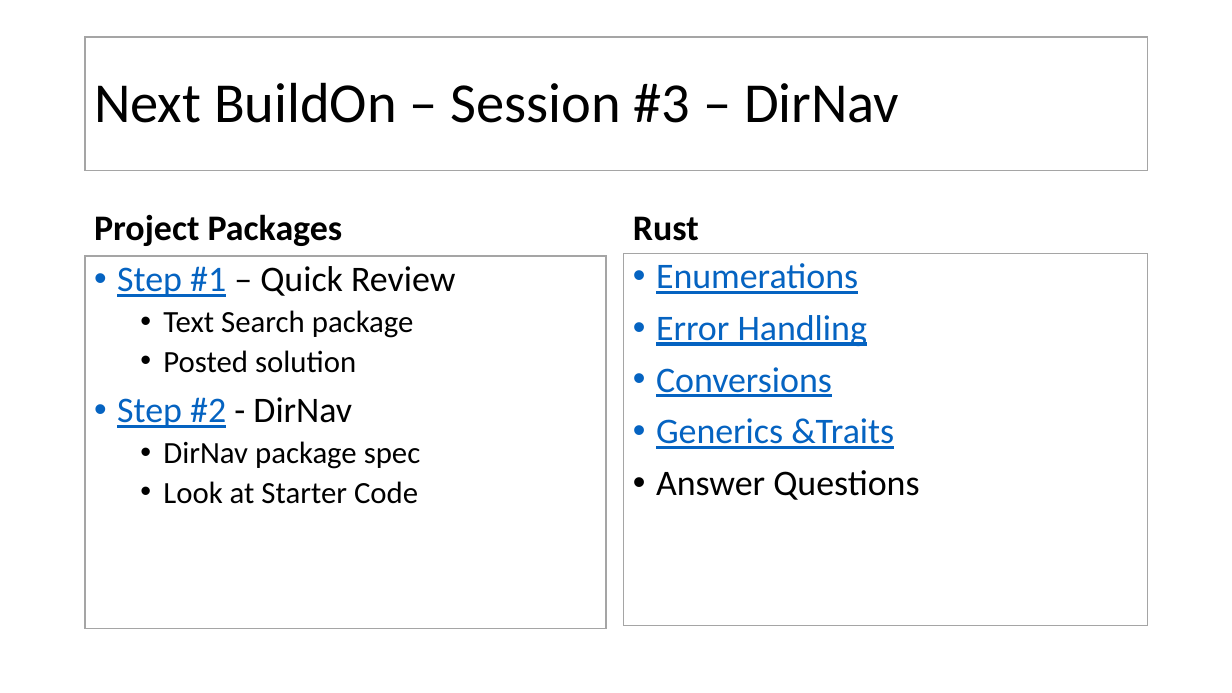
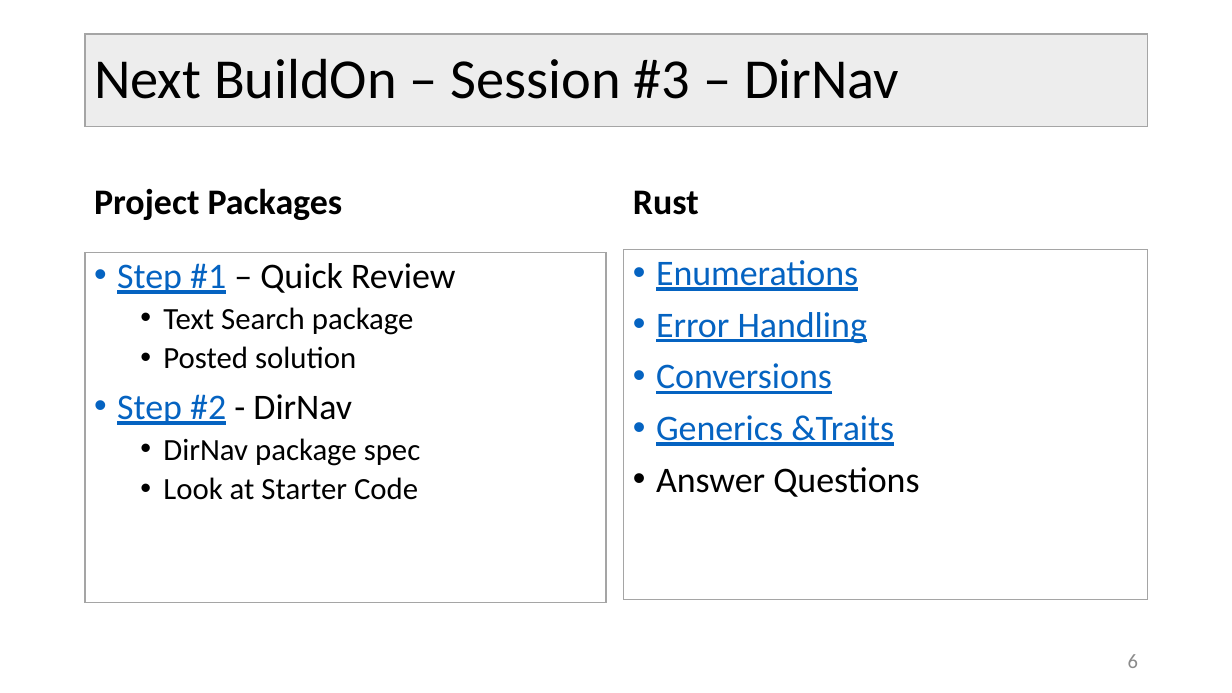
Before and after one commit to JimFawcett/BuildOn, a slide deck: slide 6 of Build-On-2.pptx (slide 8 before the commit). Drawn at 1232x693 pixels with LibreOffice and Linux fonts; fonts in the diff are those of the drawing. Boxes give left, top, right and bottom in pixels: in the first picture for what was removed or moved away, otherwise in the second. Text is boxed around its words. In the diff, an @@ line names an element or a change of style, - is before the commit and + after.

```diff
--- a/Build-On-2.pptx
+++ b/Build-On-2.pptx
@@ title "Next BuildOn – Session #3 ...": place and size @@
-title "Next BuildOn – Session #3 ..." at [85, 37, 1148, 171]
+title "Next BuildOn – Session #3 ..." at [85, 34, 1148, 127]
@@ title "Next BuildOn – Session #3 ..." at [85, 34, 1148, 127]: fill #FFFFFF to #EDEDED @@
@@ text "Project Packages": place and size @@
-text "Project Packages" at [94, 214, 343, 246]
+text "Project Packages" at [94, 188, 343, 220]
@@ text "Rust": place and size @@
-text "Rust" at [633, 216, 699, 241]
+text "Rust" at [633, 190, 699, 215]
@@ text "Step #1 – Quick Review": place and size @@
-text "Step #1 – Quick Review" at [85, 256, 606, 628]
+text "Step #1 – Quick Review" at [85, 252, 606, 602]
@@ text "Enumerations": place and size @@
-text "Enumerations" at [624, 253, 1148, 626]
+text "Enumerations" at [624, 250, 1148, 599]
@@ page number added at [1128, 654, 1138, 668], 16 pt, text #8C8C8C @@
+6
```
Also in this commit, not shown: 9 other slides changed, 1 other file.
